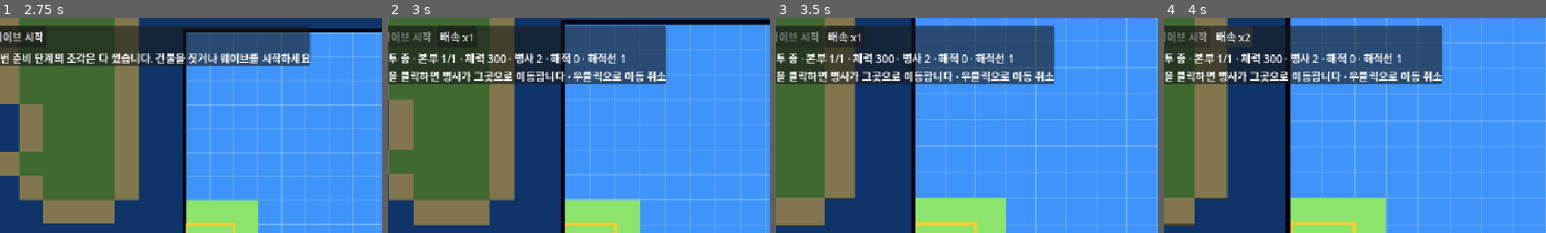
Above: before the commit, frames 1-4 (left to right).
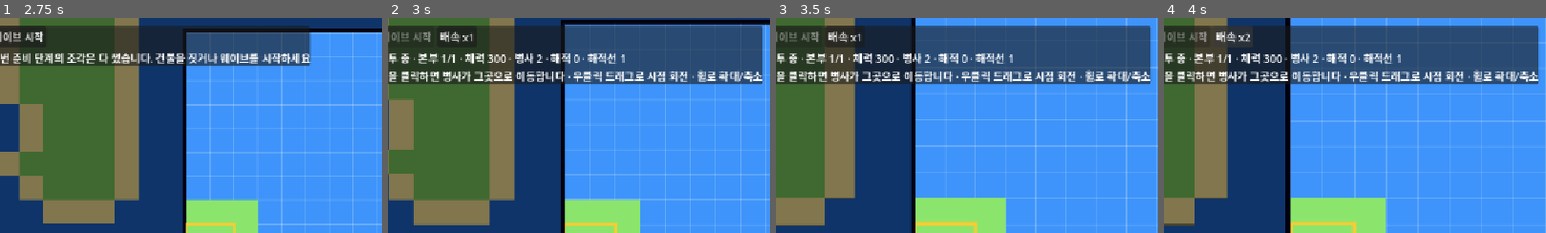
Above: after the commit, the same moments.

Repository: dpwns5889/Islander
Game: Godot game, scene res://assets/scenes/menu.tscn
Same seed, same stepped clock (60 frames per second), same inputs: the game is played once before the commit and once after it.
Inputs (mouse positions are % of the whole screen's width and height, from its top left):
- Up to frame 1 (2.75 s): click "시작" at 0.5 s; tap Enter at 1.25 s; move the mouse to (72, 45) at 1.27 s; tap P at 1.35 s; click (72, 45) at 1.42 s; tap Space at 2 s; drag from (30, 55) to (45, 70) at 2.02 s
- Up to frame 2 (3 s): click "웨이브 시작" at 2.75 s
- Up to frame 3 (3.5 s): no input
- Up to frame 4 (4 s): click "배속 x1" at 3.5 s
The pictures show only the part of the screen within x 2-52%, y 5-55%; the shares and areas given below are measured in that part.

Frame 1 is identical in both runs. In frame 2, 7.3% of the frame differs, in the area x 56-98%, y 3-31%; in frame 3, 7.3%; in frame 4, 7.3%.

Commit message:
feat: 전투 중 카메라 확대와 우클릭 드래그 회전 추가
전투 중에도 휠로 확대/축소하고 우클릭 드래그로 좌우 360도, 상하 35~90도를 돌린다.
전투가 끝나면 원래 시점과 준비 단계 배율로 돌아간다.
우클릭 드래그에 할당하면서 병사 이동 취소는 삭제했다.
낮게 기울여도 땅이 잘리거나 어둡게 칠해지지 않도록 카메라 거리와 외곽선 기준을 조정했다.
기획서 v0.56

Co-Authored-By: Claude Sonnet 5.5 <noreply@anthropic.com>

Diff:
--- a/assets/scripts/balance.gd
+++ b/assets/scripts/balance.gd
@@ -125,12 +125,15 @@
 const LV3_TECH: String = "ironwork" ## 병영·사격장 레벨 3 강화에 필요한 연구
 const WAVE_TIME_LIMIT: float = 300.0 ## 적이 막혀 끝나지 않을 때만 쓰는 안전장치(초). 이 시간이 지나면 남은 적을 정리하고 웨이브를 끝낸다
 const COMBAT_PITCH: float = 55.0
+const CAM_PITCH_MIN: float = 35.0 ## 전투 중 드래그로 기울일 수 있는 범위(도) (기획서 7.2)
+const CAM_PITCH_MAX: float = 90.0
+const CAM_ROTATE_SENS: float = 0.3 ## 우클릭 드래그 1픽셀당 회전 각도(도)
 const PIXEL_HEIGHT: int = 360 ## 도트 화면의 세로 픽셀 수. 1080p는 3배, 1440p는 4배로 정수 배 확대된다 (기획서 7.2)
 const SEA_TILE_WAVE: int = 10 ## 이 웨이브보다 뒤부터 바다 칸이 섞인 타일이 후보에 나온다 (기획서 4장)
 const SEA_TILE_CHANCE: float = 0.4 ## 그때 한 카드가 바다 섞인 타일일 확률
 const PREP_CAM_SIZE: float = 18.0 ## 준비 단계 카메라 크기(작을수록 확대)
-const ZOOM_MIN: float = 0.4 ## 준비 단계 휠 최대 확대 배율 (기획서 2장)
-const ZOOM_MAX: float = 1.3 ## 준비 단계 휠 최대 축소 배율
+const ZOOM_MIN: float = 0.4 ## 휠 최대 확대 배율 (기획서 2장)
+const ZOOM_MAX: float = 1.3 ## 휠 최대 축소 배율
 const ZOOM_STEP: float = 0.9 ## 휠 한 칸당 배율
 const COMBAT_CAM_SIZE: float = 13.5 ## 전투 카메라는 준비 단계보다 더 확대한다 (기획서 7.2)
 
--- a/assets/scripts/battle.gd
+++ b/assets/scripts/battle.gd
@@ -94,14 +94,6 @@
 			r.order = cell
 
 
-func clear_orders() -> void:
-	for u in soldiers:
-		u.order = Vector2i(-1, -1)
-	for b in boats:
-		for r in b.cargo:
-			r.order = Vector2i(-1, -1)
-
-
 func _process(delta: float) -> void:
 	var left: float = delta * speed_scale # 배속이 커도 한 번에 0.1초씩만 계산해 움직임이 튀지 않게 한다
 	while left > 0.0 and not done:
--- a/assets/scripts/main.gd
+++ b/assets/scripts/main.gd
@@ -69,8 +69,11 @@
 var battle_speed_index: int = 0
 var layer: CanvasLayer
 var battle: Battle = null
-var _pitch: float = 90.0
+var _blend: float = 0.0 ## 카메라 전환 정도: 0이면 준비 시점, 1이면 전투 시점
 var _zoom: float = 1.0 ## 준비 단계 휠 줌 배율(작을수록 확대)
+var _battle_zoom: float = 1.0 ## 전투 중 휠 줌 배율
+var _battle_pitch: float = Balance.COMBAT_PITCH ## 전투 카메라 기울기(도)
+var _battle_yaw: float = 0.0 ## 전투 카메라 좌우 회전(도)
 var _note: String = ""
 var _gmats: Dictionary = {}
 
@@ -114,7 +117,7 @@
 	cursor.mesh = cm
 	cursor.visible = false
 	add_child(cursor)
-	_set_pitch(90.0)
+	_update_camera()
 
 
 func _build_ui() -> void:
@@ -432,7 +435,7 @@
 	tiles_required = 1 # 전투 보상 타일: 놓기 전에는 건설·강화·웨이브 시작이 막힌다
 	if GameState.wave > 1 and (GameState.wave - 1) % Balance.GROW_EVERY == 0: # 2라운드마다 4방으로 확장 (기획서 3장)
 		field.expand_all()
-		_set_pitch(_pitch)
+		_update_camera()
 		_note = "필드가 사방으로 넓어졌습니다 (%dx%d)" % [field.bounds.size.x, field.bounds.size.y]
 	explored = false
 	_roll_choices()
@@ -458,7 +461,7 @@
 			field.expand(d)
 			grown += 1
 	if grown > 0:
-		_set_pitch(_pitch)
+		_update_camera()
 	return grown
 
 
@@ -737,7 +740,10 @@
 	build_panel.visible = false
 	side_panel.visible = false
 	wave_button.disabled = true
-	_tilt(Balance.COMBAT_PITCH)
+	_battle_zoom = 1.0 # 전투는 항상 기본 시점에서 시작한다 (기획서 2장)
+	_battle_pitch = Balance.COMBAT_PITCH
+	_battle_yaw = 0.0
+	_blend_camera(1.0)
 	field.buildings_lost.clear()
 	field.show_labels(false) # 전투 중에는 건물 이름을 숨긴다 (기획서 7.2)
 	battle = Battle.new()
@@ -805,7 +811,7 @@
 	var ups: Dictionary = field.settle_levels(GameState.researched) # 본부마다 자기 영역 식량으로 레벨·영역 상승 (기획서 5.3)
 	var rp_gain: int = GameState.add_research_progress(field.research_income(GameState.researched)) # 도서관·연구소 (기획서 5.4)
 	field.repair_all()
-	_tilt(90.0)
+	_blend_camera(0.0)
 	build_panel.visible = true
 	side_panel.visible = true
 	_begin_prep()
@@ -870,24 +876,41 @@
 	return pc
 
 
-func _tilt(deg: float) -> void:
-	create_tween().tween_method(_set_pitch, _pitch, deg, 0.8)
-
-
-func _set_pitch(deg: float) -> void:
-	_pitch = deg
-	var r: float = deg_to_rad(deg)
-	var center: Vector3 = field.center_world()
-	var cam_pos: Vector3 = center + Vector3(0, 20.0 * sin(r), 20.0 * cos(r))
+func _blend_camera(to: float) -> void:
+	create_tween().tween_method(_set_blend, _blend, to, 0.8)
+
+
+func _set_blend(t: float) -> void:
+	_blend = t
+	_update_camera()
+
+
+## 준비 시점(90도, 회전 0)과 전투 시점을 전환 정도만큼 섞어 카메라를 놓는다 (기획서 2장, 7.2)
+func _update_camera() -> void:
+	var pitch: float = lerpf(90.0, _battle_pitch, _blend)
+	var yaw: float = _battle_yaw * _blend
+	var r: float = deg_to_rad(pitch)
+	# 직교 카메라라 거리는 화면 크기와 무관하다. 낮게 기울여도 땅이 잘리지 않게 멀리 둔다
+	var offset: Vector3 = Vector3(0, sin(r), cos(r)).rotated(Vector3.UP, deg_to_rad(yaw)) * 100.0
 	var scale: float = maxf(field.bounds.size.x / float(Field.W), field.bounds.size.y / float(Field.H)) # 넓어진 필드에 맞춰 줌아웃
-	var t: float = (90.0 - deg) / (90.0 - Balance.COMBAT_PITCH)
-	pixel.aim(cam_pos, deg, lerpf(Balance.PREP_CAM_SIZE, Balance.COMBAT_CAM_SIZE, t) * scale * lerpf(_zoom, 1.0, t)) # 전투 때는 더 확대한다, 휠 줌은 준비 단계만 (기획서 2장)
-
-
-## 준비 단계 휠 확대/축소 (기획서 2장)
+	var size: float = lerpf(Balance.PREP_CAM_SIZE * _zoom, Balance.COMBAT_CAM_SIZE * _battle_zoom, _blend)
+	pixel.aim(field.center_world() + offset, pitch, size * scale, yaw)
+
+
+## 휠 확대/축소: 준비 단계와 전투가 배율을 따로 가진다 (기획서 2장)
 func _wheel_zoom(f: float) -> void:
-	_zoom = clampf(_zoom * f, Balance.ZOOM_MIN, Balance.ZOOM_MAX)
-	_set_pitch(_pitch)
+	if battle == null:
+		_zoom = clampf(_zoom * f, Balance.ZOOM_MIN, Balance.ZOOM_MAX)
+	else:
+		_battle_zoom = clampf(_battle_zoom * f, Balance.ZOOM_MIN, Balance.ZOOM_MAX)
+	_update_camera()
+
+
+## 전투 중 우클릭 드래그: 가로는 좌우 회전, 세로는 기울기 (기획서 7.2)
+func _drag_camera(motion: Vector2) -> void:
+	_battle_yaw = wrapf(_battle_yaw - motion.x * Balance.CAM_ROTATE_SENS, -180.0, 180.0)
+	_battle_pitch = clampf(_battle_pitch + motion.y * Balance.CAM_ROTATE_SENS, Balance.CAM_PITCH_MIN, Balance.CAM_PITCH_MAX)
+	_update_camera()
 
 
 func _rebuild_ghost() -> void:
@@ -998,7 +1021,7 @@
 	if key == KEY_P and not event.is_echo(): # 도트 화면 켜고 끄기 (기획서 7.2)
 		pixel.set_enabled(not pixel.enabled)
 		return
-	if battle == null and event is InputEventMouseButton and event.pressed and (event.button_index == MOUSE_BUTTON_WHEEL_UP or event.button_index == MOUSE_BUTTON_WHEEL_DOWN):
+	if event is InputEventMouseButton and event.pressed and (event.button_index == MOUSE_BUTTON_WHEEL_UP or event.button_index == MOUSE_BUTTON_WHEEL_DOWN):
 		_wheel_zoom(Balance.ZOOM_STEP if event.button_index == MOUSE_BUTTON_WHEEL_UP else 1.0 / Balance.ZOOM_STEP)
 		return
 	if open_category >= 0 and (left or right or key == KEY_ESCAPE): # 목록 바깥을 누르면 닫는다
@@ -1024,11 +1047,11 @@
 				select_building(hc)
 		elif right or key == KEY_ESCAPE:
 			select_building(Vector2i(-1, -1))
-	else: # 전투 중에는 클릭한 땅이 병사 집결지가 된다
+	else: # 전투 중에는 클릭한 땅으로 병사가 이동하고, 우클릭 드래그로 카메라를 돌린다
 		if left:
 			command_move(_hover_cell())
-		elif right:
-			battle.clear_orders()
+		elif event is InputEventMouseMotion and event.button_mask & MOUSE_BUTTON_MASK_RIGHT:
+			_drag_camera((event as InputEventMouseMotion).relative)
 
 
 ## 본부를 위치 순서로 정렬한 목록 (왼쪽 패널 표시용)
@@ -1189,7 +1212,7 @@
 			upgrade_button.disabled = true
 	var s: String
 	if battle != null:
-		s = battle.summary() + "\n땅을 클릭하면 병사가 그곳으로 이동합니다 · 우클릭으로 이동 취소"
+		s = battle.summary() + "\n땅을 클릭하면 병사가 그곳으로 이동합니다 · 우클릭 드래그로 시점 회전 · 휠로 확대/축소"
 	elif placed_count == 0:
 		s = "시작 조각을 놓으세요 (빨간 칸이 본부) · 좌클릭 배치 · R/우클릭 회전"
 	elif current != null and placing_hq:
--- a/assets/scripts/pixel_view.gd
+++ b/assets/scripts/pixel_view.gd
@@ -9,6 +9,7 @@
 var camera: Camera3D ## 도트 화면을 그리는 카메라(격자에 맞춰 움직인다)
 var enabled: bool = true ## 끄면 원래 해상도로 외곽선 없이 그린다. 저장하지 않아 시작은 늘 도트 (기획서 7.2)
 var _post: MeshInstance3D
+var _pm: ShaderMaterial ## 외곽선 후처리 재질
 var _sub: SubViewport
 var _tex: TextureRect
 var _lsub: SubViewport
@@ -16,6 +17,7 @@
 var _lcam: Camera3D
 var _pos: Vector3 = Vector3(0, 20, 0)
 var _pitch: float = 90.0
+var _yaw: float = 0.0
 var _size: float = 18.0
 var _k: float = 1.0 ## 도트 한 개가 화면에서 차지하는 크기(논리 픽셀)
 
@@ -45,10 +47,10 @@
 	q.size = Vector2(2, 2)
 	_post.mesh = q
 	_post.extra_cull_margin = 16384.0
-	var pm: ShaderMaterial = ShaderMaterial.new()
-	pm.shader = POST_SHADER
-	pm.render_priority = 127 # 반투명 물체(격자·영역선·미리보기)를 다 그린 뒤 맨 마지막에 후처리한다
-	_post.material_override = pm
+	_pm = ShaderMaterial.new()
+	_pm.shader = POST_SHADER
+	_pm.render_priority = 127 # 반투명 물체(격자·영역선·미리보기)를 다 그린 뒤 맨 마지막에 후처리한다
+	_post.material_override = _pm
 	_post.cast_shadow = GeometryInstance3D.SHADOW_CASTING_SETTING_OFF
 	camera.add_child(_post)
 	_post.position = Vector3(0, 0, -1)
@@ -99,16 +101,19 @@
 	_lsub.size = Vector2i(maxi(1, get_window().size.x), maxi(1, get_window().size.y))
 
 
-## 카메라가 바라볼 위치·기울기(도)·크기를 정한다. 실제 카메라는 매 프레임 도트 격자에 맞춰진다
-func aim(pos: Vector3, pitch_deg: float, size: float) -> void:
+## 카메라가 바라볼 위치·기울기(도)·크기·좌우 회전(도)을 정한다. 실제 카메라는 매 프레임 도트 격자에 맞춰진다
+func aim(pos: Vector3, pitch_deg: float, size: float, yaw_deg: float) -> void:
 	_pos = pos
 	_pitch = pitch_deg
+	_yaw = yaw_deg
 	_size = size
 
 
 func _process(_delta: float) -> void:
-	var basis: Basis = Basis.from_euler(Vector3(deg_to_rad(-_pitch), 0.0, 0.0))
+	var basis: Basis = Basis.from_euler(Vector3(deg_to_rad(-_pitch), deg_to_rad(_yaw), 0.0))
 	var texel: float = _size / float(_sub.size.y - 2)
+	# 낮게 기울이면 땅의 도트 사이 깊이 차가 커지므로, 땅 전체가 외곽선이 되지 않게 기준을 올린다
+	_pm.set_shader_parameter("depth_threshold", maxf(0.12, texel / tan(deg_to_rad(_pitch)) * 1.5))
 	var x: float = _pos.dot(basis.x)
 	var y: float = _pos.dot(basis.y)
 	var sx: float = roundf(x / texel) * texel
--- a/project.godot
+++ b/project.godot
@@ -11,7 +11,7 @@
 [application]
 
 config/name="Islander"
-config/version="0.55"
+config/version="0.56"
 run/main_scene="res://assets/scenes/menu.tscn"
 config/features=PackedStringArray("4.7", "Forward Plus")
 config/icon="res://icon.svg"
--- a/tests/m10_check.gd
+++ b/tests/m10_check.gd
@@ -53,9 +53,6 @@
 	for s in b4.soldiers:
 		arrived = arrived and s.order.x == -1
 	fails += _check(arrived, "도착하면 이동 명령이 끝난다 (깃발처럼 계속 남지 않는다)")
-	b4.command_move(Vector2i(4, 4))
-	b4.clear_orders()
-	fails += _check(b4.soldiers[0].order == Vector2i(-1, -1), "이동 취소")
 	# 5. 이동 중에도 가까운 적(3칸 안)은 상대한다
 	var f5: Field = _island(10)
 	var b5: Battle = _battle(f5, 100, 20)
--- /dev/null
+++ b/tests/m30_flow.gd
@@ -0,0 +1,72 @@
+extends SceneTree
+## M30 화면 흐름 점검: 전투 중 카메라 확대·회전과 전투 뒤 복귀 godot --headless --script tests/m30_flow.gd
+
+
+func _initialize() -> void:
+	var fails: int = 0
+	var main: Node = load("res://assets/scenes/main.tscn").instantiate()
+	root.add_child(main)
+	await process_frame
+	var pv: PixelView = main.pixel
+	main.place_current(Vector2i(9, 7))
+	main.tiles_required = 0
+	_wheel(main, MOUSE_BUTTON_WHEEL_UP)
+	var prep_size: float = pv._size
+	_drag(main, Vector2(100, 100), MOUSE_BUTTON_MASK_RIGHT)
+	fails += _check(is_equal_approx(pv._yaw, 0.0) and is_equal_approx(pv._pitch, 90.0), "준비 단계에서는 돌지 않는다")
+	main.start_wave()
+	await create_timer(1.0).timeout
+	var base_size: float = pv._size
+	fails += _check(is_equal_approx(pv._pitch, Balance.COMBAT_PITCH) and is_equal_approx(pv._yaw, 0.0), "전투는 기본 시점에서 시작")
+	_wheel(main, MOUSE_BUTTON_WHEEL_UP)
+	fails += _check(is_equal_approx(pv._size, base_size * Balance.ZOOM_STEP), "전투 중 휠 확대")
+	for _i in 40:
+		_wheel(main, MOUSE_BUTTON_WHEEL_DOWN)
+	fails += _check(is_equal_approx(pv._size, base_size * Balance.ZOOM_MAX), "축소 한계")
+	_drag(main, Vector2(-100, 0), 0)
+	fails += _check(is_equal_approx(pv._yaw, 0.0), "우클릭 없이 움직이면 돌지 않는다")
+	_drag(main, Vector2(-100, 0), MOUSE_BUTTON_MASK_RIGHT)
+	fails += _check(is_equal_approx(pv._yaw, 100.0 * Balance.CAM_ROTATE_SENS), "가로 드래그: 좌우 회전")
+	_drag(main, Vector2(0, 1000), MOUSE_BUTTON_MASK_RIGHT)
+	fails += _check(is_equal_approx(pv._pitch, Balance.CAM_PITCH_MAX), "기울기 위쪽 한계")
+	_drag(main, Vector2(0, -1000), MOUSE_BUTTON_MASK_RIGHT)
+	fails += _check(is_equal_approx(pv._pitch, Balance.CAM_PITCH_MIN), "기울기 아래쪽 한계")
+	# 돌린 상태에서도 화면 가운데는 필드 중심을 가리킨다
+	await process_frame
+	var ray: Array[Vector3] = pv.ray(root.get_visible_rect().size / 2.0)
+	var center: Vector3 = main.field.center_world()
+	var hit: Vector3 = Plane(Vector3.UP, center.y).intersects_ray(ray[0], ray[1])
+	fails += _check(hit.distance_to(center) < 0.5, "회전해도 화면 중앙은 필드 중심 (오차 %.2f)" % hit.distance_to(center))
+	for _i in 3000:
+		if main.battle == null:
+			break
+		main.battle.tick(0.1)
+	await create_timer(1.0).timeout
+	fails += _check(main.battle == null and is_equal_approx(pv._pitch, 90.0) and is_equal_approx(pv._yaw, 0.0), "전투 뒤 90도, 회전 0")
+	fails += _check(is_equal_approx(pv._size, prep_size), "전투 뒤 준비 단계 배율 복귀")
+	main.tiles_required = 0
+	main.start_wave()
+	await create_timer(1.0).timeout
+	fails += _check(is_equal_approx(pv._size, base_size) and is_equal_approx(pv._yaw, 0.0) and is_equal_approx(pv._pitch, Balance.COMBAT_PITCH), "다음 전투도 기본 시점")
+	print("M30 흐름 점검 실패 %d건" % fails)
+	quit(fails)
+
+
+func _wheel(main: Node, button: MouseButton) -> void:
+	var e: InputEventMouseButton = InputEventMouseButton.new()
+	e.button_index = button
+	e.pressed = true
+	main._unhandled_input(e)
+
+
+func _drag(main: Node, motion: Vector2, mask: int) -> void:
+	var e: InputEventMouseMotion = InputEventMouseMotion.new()
+	e.relative = motion
+	e.button_mask = mask
+	main._unhandled_input(e)
+
+
+func _check(ok: bool, msg: String) -> int:
+	if not ok:
+		print("실패: ", msg)
+	return 0 if ok else 1
Not shown, added: tests/m30_flow.gd.uid
Not shown, changed: docs/GameDesign.md
